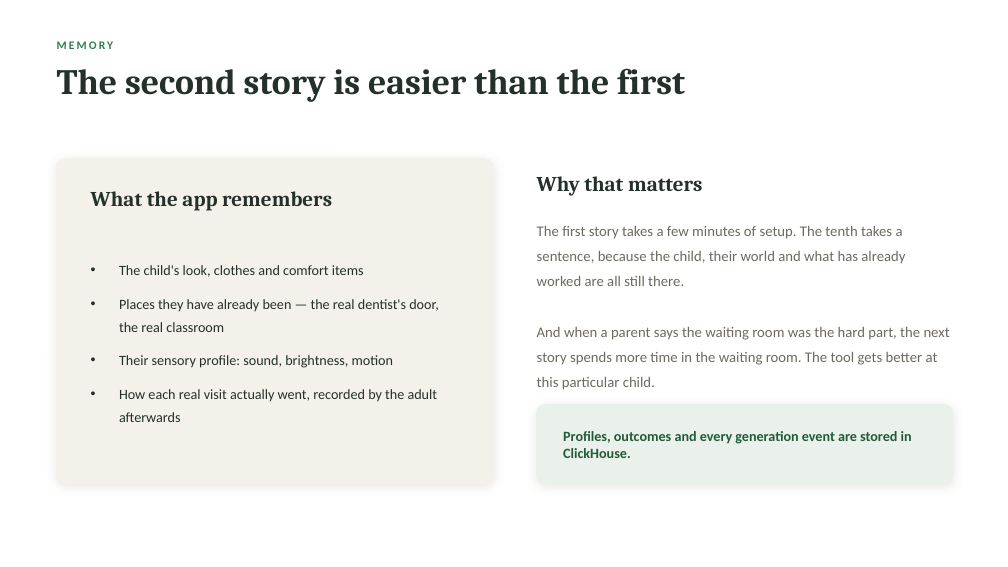
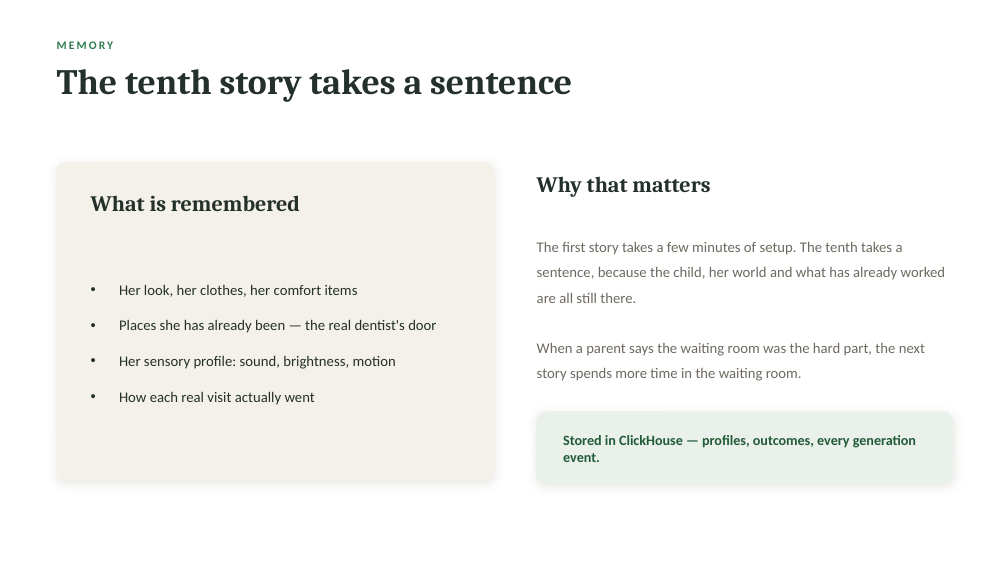
Before and after one commit to ParishruthiGanesh/Agentic_Cinema, a slide deck: slide 8 of docs/deck/PreviewPal.pptx (slide 11 before the commit). Drawn at 1008x567 pixels with LibreOffice and Linux fonts; fonts in the diff are those of the drawing. Boxes give left, top, right and bottom in pixels: in the first picture for what was removed or moved away, otherwise in the second. Text is boxed around its words. In the diff, an @@ line names an element or a change of style, - is before the commit and + after.

```diff
--- a/docs/deck/PreviewPal.pptx
+++ b/docs/deck/PreviewPal.pptx
@@ text at box(57, 69, 572, 102): text changed @@
-The second story is easier than the first
+The tenth story takes a sentence
@@ rounded rectangle: place and size @@
-rounded rectangle at box(57, 159, 494, 484)
+rounded rectangle at box(57, 163, 494, 480)
@@ rounded rectangle at box(57, 163, 494, 480): proportions changed @@
@@ text "Why that matters" at box(537, 176, 710, 197): size 20 to 21 pt @@
@@ text at box(91, 195, 300, 211): text changed; size 20 to 21 pt @@
-What the app remembers
+What is remembered
@@ text at box(537, 242, 946, 381): text changed @@
-The first story takes a few minutes of setup. The tenth takes a sentence, because the child, their world and what has already worked are all still there.
-And when a parent says the waiting room was the hard part, the next story spends more time in the waiting room. The tool gets better at this particular child.
+The first story takes a few minutes of setup. The tenth takes a sentence, because the child, her world and what has already worked are all still there.
+When a parent says the waiting room was the hard part, the next story spends more time in the waiting room.
@@ text at box(119, 284, 436, 405): text changed; size 13.5 to 14 pt @@
-• The child's look, clothes and comfort items
-• Places they have already been — the real dentist's door, the real classroom
-• Their sensory profile: sound, brightness, motion
-• How each real visit actually went, recorded by the adult afterwards
+• Her look, her clothes, her comfort items
+• Places she has already been — the real dentist's door
+• Her sensory profile: sound, brightness, motion
+• How each real visit actually went
@@ rounded rectangle at box(537, 412, 953, 484): proportions changed @@
@@ rounded rectangle: place and size @@
-rounded rectangle at box(537, 405, 953, 484)
+rounded rectangle at box(537, 412, 953, 484)
@@ text at box(563, 435, 916, 462): text changed @@
-Profiles, outcomes and every generation event are stored in ClickHouse.
+Stored in ClickHouse — profiles, outcomes, every generation event.
```
Also in this commit, not shown: 7 other slides changed, 2 slides added, 7 slides removed, 1 other file.
